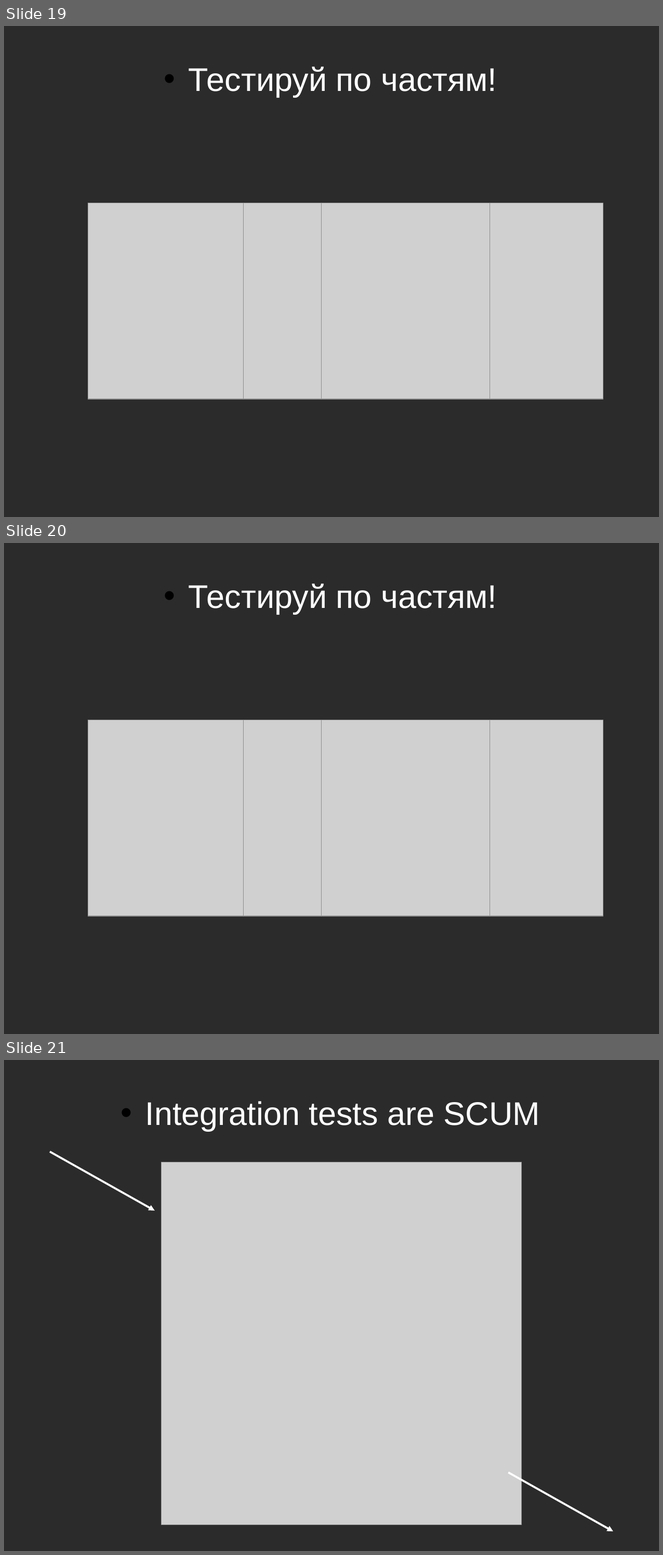
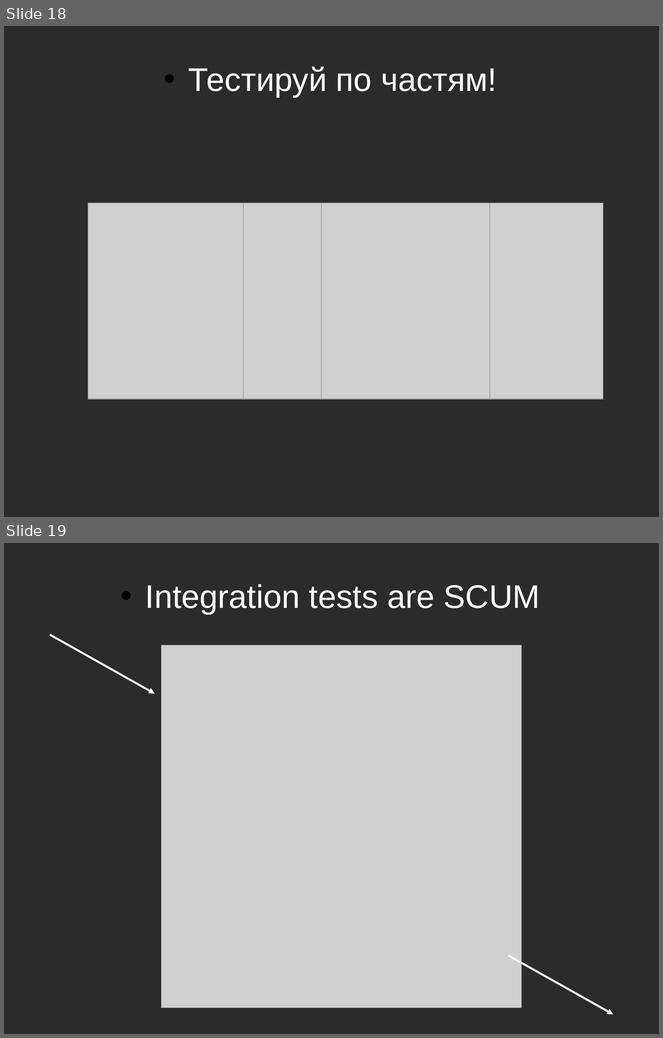
Before and after one commit to asolntsev/presentations, a slide deck: ui-tests/the_fast_and_the_continuous.seleniumcamp2014.odp. Shown one above the other, each under a label of ours: slides 19, 20 and 21 before the commit, slides 18 and 19 after it. The pictures are 663x1555 and 663x1038 pixels, drawn with LibreOffice and Linux fonts; fonts in the diff are those of the drawing; grey boxes stand for pictures; background and template pictures are left out; a plain dark background stands for a picture behind light text. Boxes give left, top, right and bottom in pixels: in the first picture for what was removed or moved away, otherwise in the second. Text is boxed around its words. In the diff, an @@ line names an element or a change of style, - is before the commit and + after.

```diff
--- a/ui-tests/the_fast_and_the_continuous.seleniumcamp2014.odp
+++ b/ui-tests/the_fast_and_the_continuous.seleniumcamp2014.odp
@@ slide 20 removed at bbox=[4, 543, 659, 1034], background picture (left out) @@
@@ text removed at bbox=[189, 584, 497, 614] @@
-• Тестируй по частям!
@@ picture removed at bbox=[88, 720, 243, 916] @@
@@ picture removed at bbox=[243, 720, 324, 916] @@
@@ picture removed at bbox=[321, 720, 490, 916] @@
@@ picture removed at bbox=[490, 720, 603, 916] @@
@@ what was slide 19 is now slide 18 @@
@@ what was slide 21 is now slide 19 @@
```
Also in this commit, not shown: 1 slide changed, 1 other slide removed.
